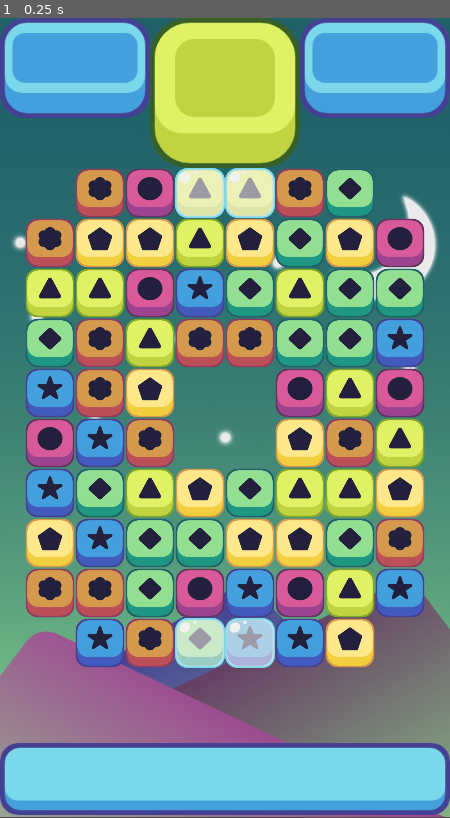
Above: before the commit, frame 1.
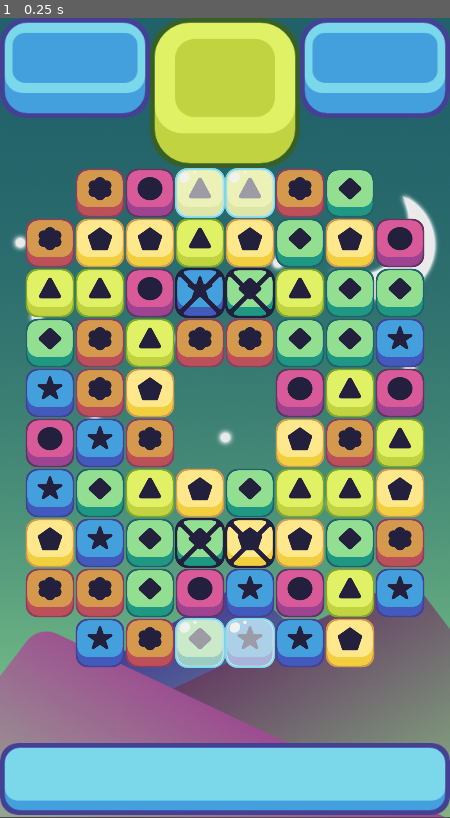
Above: after the commit, the same moment.

Repository: jamdominguez/Candy_Crush
Game: Godot game, scene res://scenes/game_window.tscn
The game is run twice, just before and just after one commit, with the same random seed, the same clock (stepped at 60 frames per second) and the same inputs.
Inputs:
- Up to frame 1 (0.25 s): no input

The runs differ from the first frame. In frame 1, 0.9% of the frame differs, in the area x 38-62%, y 31-69%.

Commit message:
- Locked pieces

Diff:
--- a/scenes/game_window.tscn
+++ b/scenes/game_window.tscn
@@ -1,10 +1,11 @@
-[gd_scene load_steps=6 format=2]
+[gd_scene load_steps=7 format=2]
 
 [ext_resource path="res://sprites/background 2.png" type="Texture" id=1]
 [ext_resource path="res://sprites/Top UI v 2.png" type="Texture" id=2]
 [ext_resource path="res://sprites/Bottom UI v 2.png" type="Texture" id=3]
 [ext_resource path="res://scripts/grid.gd" type="Script" id=4]
 [ext_resource path="res://scripts/ice_holder.gd" type="Script" id=5]
+[ext_resource path="res://scripts/lock_holder.gd" type="Script" id=6]
 
 [node name="game_window" type="Node2D"]
 
@@ -27,11 +28,12 @@
 
 [node name="grid" type="Node2D" parent="."]
 script = ExtResource( 4 )
-empty_spaces = PoolVector2Array( 0, 0, 7, 0, 0, 9, 7, 9, 3, 4, 4, 4, 3, 5, 4, 5 )
-ice_spaces = PoolVector2Array( 3, 0, 4, 0, 3, 9, 4, 9 )
 
 [node name="ice_holder" type="Node2D" parent="."]
 script = ExtResource( 5 )
+
+[node name="lock_holder" type="Node2D" parent="."]
+script = ExtResource( 6 )
 
 [node name="destroy_timer" type="Timer" parent="."]
 wait_time = 0.5
@@ -46,7 +48,10 @@
 one_shot = true
 
 [connection signal="damage_ice" from="grid" to="ice_holder" method="_on_grid_damage_ice"]
+[connection signal="damage_lock" from="grid" to="lock_holder" method="_on_grid_damage_lock"]
 [connection signal="make_ice" from="grid" to="ice_holder" method="_on_grid_make_ice"]
+[connection signal="make_lock" from="grid" to="lock_holder" method="_on_grid_make_lock"]
+[connection signal="remove_lock" from="lock_holder" to="grid" method="_on_lock_holder_remove_lock"]
 [connection signal="timeout" from="destroy_timer" to="grid" method="_on_destroy_timer_timeout"]
 [connection signal="timeout" from="collapse_timer" to="grid" method="_on_collapse_timer_timeout"]
 [connection signal="timeout" from="refill_timer" to="grid" method="_on_refill_timer_timeout"]
--- a/scenes/ice.tscn
+++ b/scenes/ice.tscn
@@ -6,7 +6,7 @@
 [node name="ice" type="Node2D"]
 scale = Vector2( 0.5, 0.5 )
 script = ExtResource( 1 )
-health = 2
+health = 1
 
 [node name="Sprite" type="Sprite" parent="."]
 texture = ExtResource( 2 )
--- /dev/null
+++ b/scenes/licorice.tscn
@@ -0,0 +1,9 @@
+[gd_scene load_steps=3 format=2]
+
+[ext_resource path="res://scenes/ice.tscn" type="PackedScene" id=1]
+[ext_resource path="res://Match 3 Assets/Obstacles/Locks.png" type="Texture" id=2]
+
+[node name="licorice" instance=ExtResource( 1 )]
+
+[node name="Sprite" parent="." index="0"]
+texture = ExtResource( 2 )
--- a/scripts/grid.gd
+++ b/scripts/grid.gd
@@ -12,13 +12,16 @@
 export (int) var offset =  64
 export (int) var y_offset = -2
 
-# Obstacle Stuff
-export (PoolVector2Array) var empty_spaces
-export (PoolVector2Array) var ice_spaces
+# Obstacle Stuff FIXME
+var empty_spaces = PoolVector2Array([Vector2(0,0),Vector2(7,0),Vector2(0,9),Vector2(7,9),Vector2(3,4),Vector2(4,4),Vector2(3,5),Vector2(4,5)])
+var ice_spaces = PoolVector2Array([Vector2(3,0),Vector2(4,0),Vector2(3,9),Vector2(4,9)])
+var lock_spaces = PoolVector2Array([Vector2(3,2),Vector2(4,2),Vector2(3,7),Vector2(4,7)])
 
 # Obstacle Signals
 signal damage_ice
 signal make_ice
+signal make_lock
+signal damage_lock
 
 # The piece array
 var possible_pieces = [
@@ -51,10 +54,18 @@
 	all_pieces = make_2d_array()
 	spawn_piece()
 	spawn_ice()
+	spawn_lock()
 
 # Check if the place is a available place to move a piece
 func restricted_movement(place):
+	# Check the empty peices
 	if is_in_array(empty_spaces, place):
+		return true
+	return false
+
+func restricted_move(place):
+	# Check the licorice pieces
+	if is_in_array(lock_spaces, place):
 		return true
 	return false
 
@@ -90,6 +101,10 @@
 func spawn_ice():
 	for i in ice_spaces.size():
 		emit_signal("make_ice", ice_spaces[i])
+
+func spawn_lock():
+	for i in lock_spaces.size():
+		emit_signal("make_lock", lock_spaces[i])
 
 # Returns true is find at less 3 pieces with same color
 func match_at(column, row, color):
@@ -139,14 +154,15 @@
 	var first_piece =all_pieces[column][row]
 	var other_piece =all_pieces[column+direction.x][row+direction.y]
 	if first_piece != null && other_piece != null:
-		store_info(first_piece, other_piece, Vector2(column,row), direction)
-		state = wait
-		all_pieces[column][row] = other_piece
-		all_pieces[column+direction.x][row+direction.y]= first_piece;
-		first_piece.move(grid_to_pixel(column+direction.x,row+direction.y))
-		other_piece.move(grid_to_pixel(column,row))
-		if !move_checked:
-			find_matches()
+		if not restricted_move(Vector2(column,row)) and not restricted_move(Vector2(column,row) + direction):
+			store_info(first_piece, other_piece, Vector2(column,row), direction)
+			state = wait
+			all_pieces[column][row] = other_piece
+			all_pieces[column+direction.x][row+direction.y]= first_piece;
+			first_piece.move(grid_to_pixel(column+direction.x,row+direction.y))
+			other_piece.move(grid_to_pixel(column,row))
+			if !move_checked:
+				find_matches()
 
 func store_info(first_piece, other_piece, place, direction):
 	piece_one = first_piece
@@ -221,7 +237,7 @@
 		for j in height:
 			var piece = all_pieces[i][j]
 			if piece != null and piece.matched:
-				#emit_signal("damage_ice", Vector2(i,j))
+				damage_special(i,j)
 				was_matches = true
 				piece.queue_free()
 				all_pieces[i][j] = null
@@ -231,6 +247,10 @@
 	else:
 		swap_back()
 
+func damage_special(column,row):
+	emit_signal("damage_ice", Vector2(column,row))
+	emit_signal("damage_lock", Vector2(column,row))
+
 # Collapse the pieces into a column
 func collapse_columns():
 	for i in width:
@@ -252,7 +272,7 @@
 				set_random_piece_on_grid(i,j)
 	after_refill()
 
-# Set a random piece into the grid
+# FIXME[This method is mine. Set a random piece into the grid]
 func set_random_piece_on_grid(i,j):
 	if !restricted_movement(Vector2(i,j)):
 		# choose a random number and store it
@@ -296,3 +316,9 @@
 # SIGNAL: Refill the grid with pieces
 func _on_refill_timer_timeout():
 	refill_columns()
+
+# SIGNAL: Unlock the locked piece in place
+func _on_lock_holder_remove_lock(place):
+	for i in range (lock_spaces.size() -1, -1, -1):
+		if lock_spaces[i] == place:
+			lock_spaces.remove(i)
--- /dev/null
+++ b/scripts/lock_holder.gd
@@ -0,0 +1,46 @@
+extends Node2D
+
+signal remove_lock
+
+# Called when the node enters the scene tree for the first time.
+var lock_pieces = []
+var width = 8
+var height = 10
+var licorice = preload("res://scenes/licorice.tscn")
+
+# Called when the node enters the scene tree for the first time.
+func _ready():
+	print("_ready - ice_holder lock_pieces.size["+String(lock_pieces.size())+"]")
+
+# Returns a matrix
+func make_2d_array():
+	var array = []
+	for i in width:
+		array.append([])
+		for j in height:
+			array[i].append(null)
+	return array
+
+################################################################################################
+################################################################################################
+################################################################################################
+# SIGNAL: function for make_lock signal
+func _on_grid_make_lock(board_position):
+	print("_on_grid_make_lock["+String(board_position)+"]")
+	if lock_pieces.size() == 0:
+		lock_pieces = make_2d_array()
+	var current = licorice.instance()
+	add_child(current)
+	current.position = Vector2(board_position.x * 64 + 64 , -board_position.y * 64 + 800)
+	lock_pieces[board_position.x][board_position.y] = current
+
+# SIGNAL: function for damage_lock signal
+func _on_grid_damage_lock(board_position):
+	print("_on_grid_damage_lock["+String(board_position)+"]")
+	var current_ice_piece = lock_pieces[board_position.x][board_position.y]
+	if current_ice_piece != null:
+		current_ice_piece.take_damage(1)
+		if current_ice_piece.health <= 0:
+			current_ice_piece.queue_free()
+			lock_pieces[board_position.x][board_position.y] = null
+			emit_signal("remove_lock", board_position)
